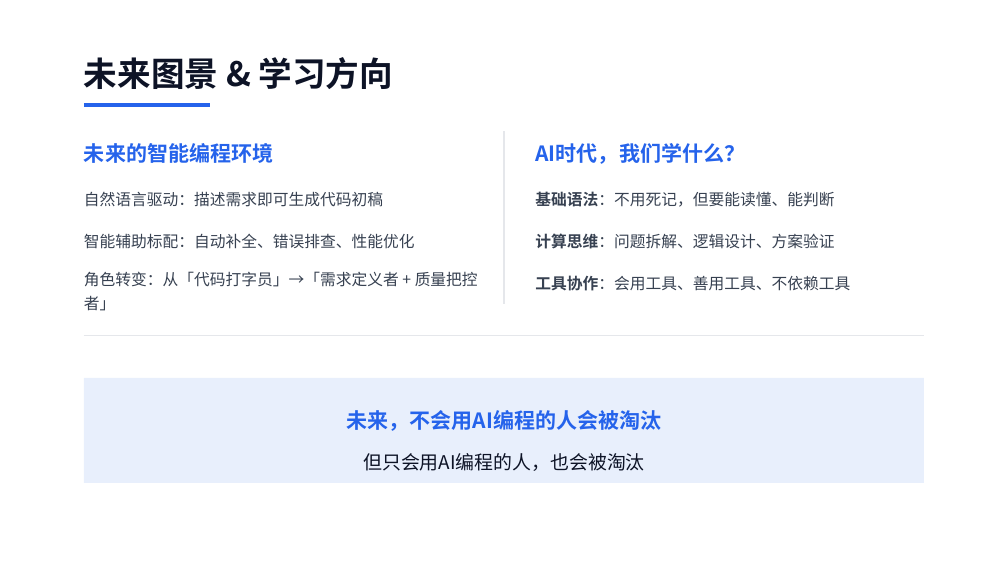
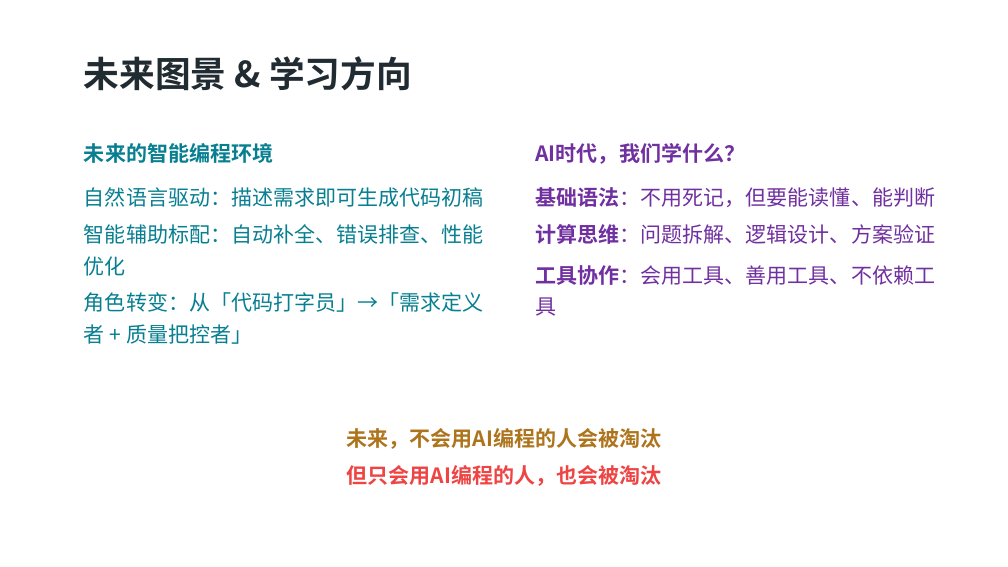
Before and after one commit to SCPZ24/AgentFlow-Salon, a slide deck: slide 6 of PPTs/EP3/Meeting03.pptx. Drawn at 1008x567 pixels with LibreOffice and Linux fonts; fonts in the diff are those of the drawing; background and template pictures are left out. Boxes give left, top, right and bottom in pixels: in the first picture for what was removed or moved away, otherwise in the second. Text is boxed around its words. In the diff, an @@ line names an element or a change of style, - is before the commit and + after.

```diff
--- a/PPTs/EP3/Meeting03.pptx
+++ b/PPTs/EP3/Meeting03.pptx
@@ text "未来图景 & 学习方向" at [84,56,412,91]: size 32 to 34 pt, text colour #0D1326 to #202B32 @@
@@ line removed from (84, 105) to (210, 105) @@
@@ text "未来的智能编程环境" at [84,143,273,163]: text colour #2563EB to #087F91 @@
@@ line removed from (504, 132) to (504, 305) @@
@@ text "AI时代，我们学什么？" at [536,143,746,164]: text colour #2563EB to #7030A0 @@
@@ size 15 to 20 pt, text colour #374151 to #7030A0; vertical alignment middle to top in 3 elements at [535,224,935,244], [535,187,935,207], [535,265,935,316] @@
@@ size 15 to 20 pt, text colour #374151 to #087F91; vertical alignment middle to top in 3 elements at [84,224,484,276], [84,187,484,207], [84,292,484,344] @@
@@ text "角色转变：从「代码打字员」→「需求定义者 + 质量把控者」": place and size @@
-text "角色转变：从「代码打字员」→「需求定义者 + 质量把控者」" at [84,271,478,311]
+text "角色转变：从「代码打字员」→「需求定义者 + 质量把控者」" at [84,292,484,344]
@@ line removed from (84, 336) to (924, 336) @@
@@ rounded rectangle removed at [84,378,924,483] @@
@@ text "未来，不会用AI编程的人会被淘汰": place and size @@
-text "未来，不会用AI编程的人会被淘汰" at [347,410,662,431]
+text "未来，不会用AI编程的人会被淘汰" at [347,428,662,449]
@@ text "未来，不会用AI编程的人会被淘汰" at [347,428,662,449]: text colour #2563EB to #AD741C @@
@@ text "但只会用AI编程的人，也会被淘汰": place and size @@
-text "但只会用AI编程的人，也会被淘汰" at [363,453,645,471]
+text "但只会用AI编程的人，也会被淘汰" at [347,465,662,486]
@@ text "但只会用AI编程的人，也会被淘汰" at [347,465,662,486]: size 18 to 20 pt, text colour #0D1326 to #EF4444, bold on @@
```
Also in this commit, not shown: 5 other slides changed, 5 other files.
